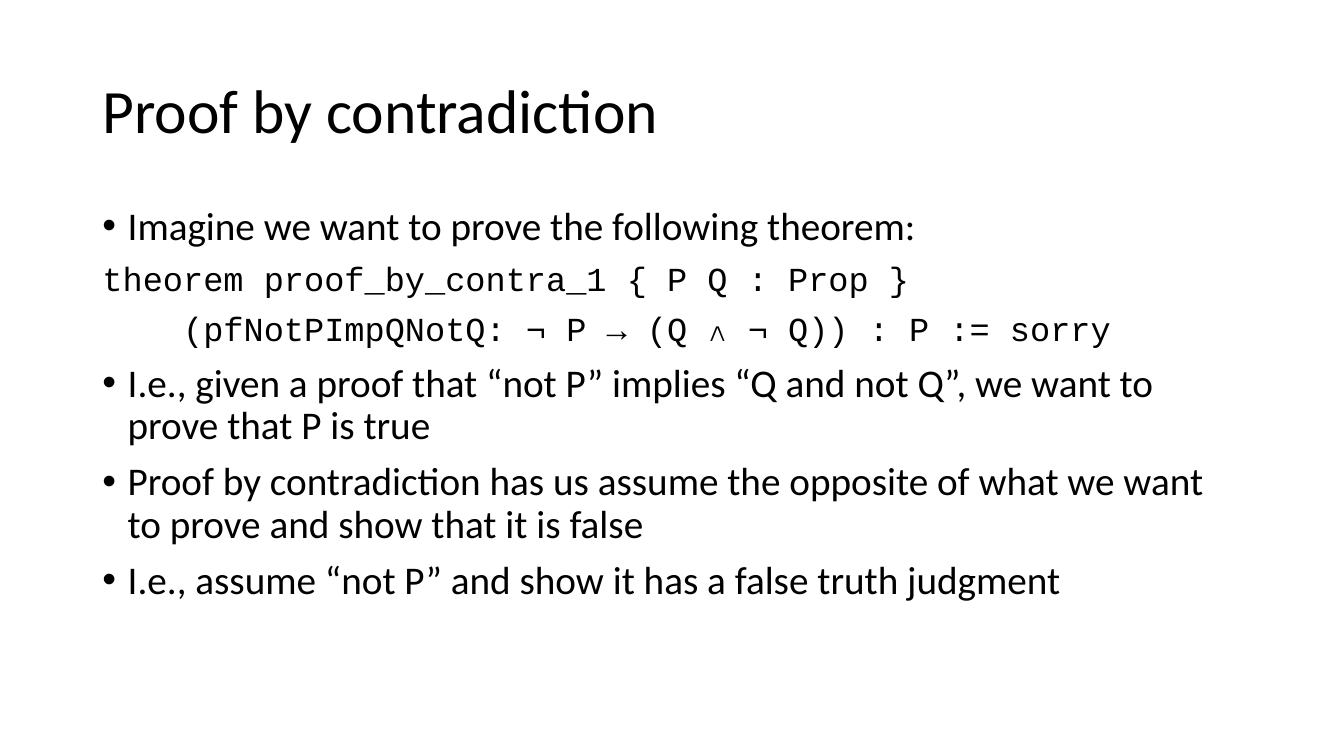
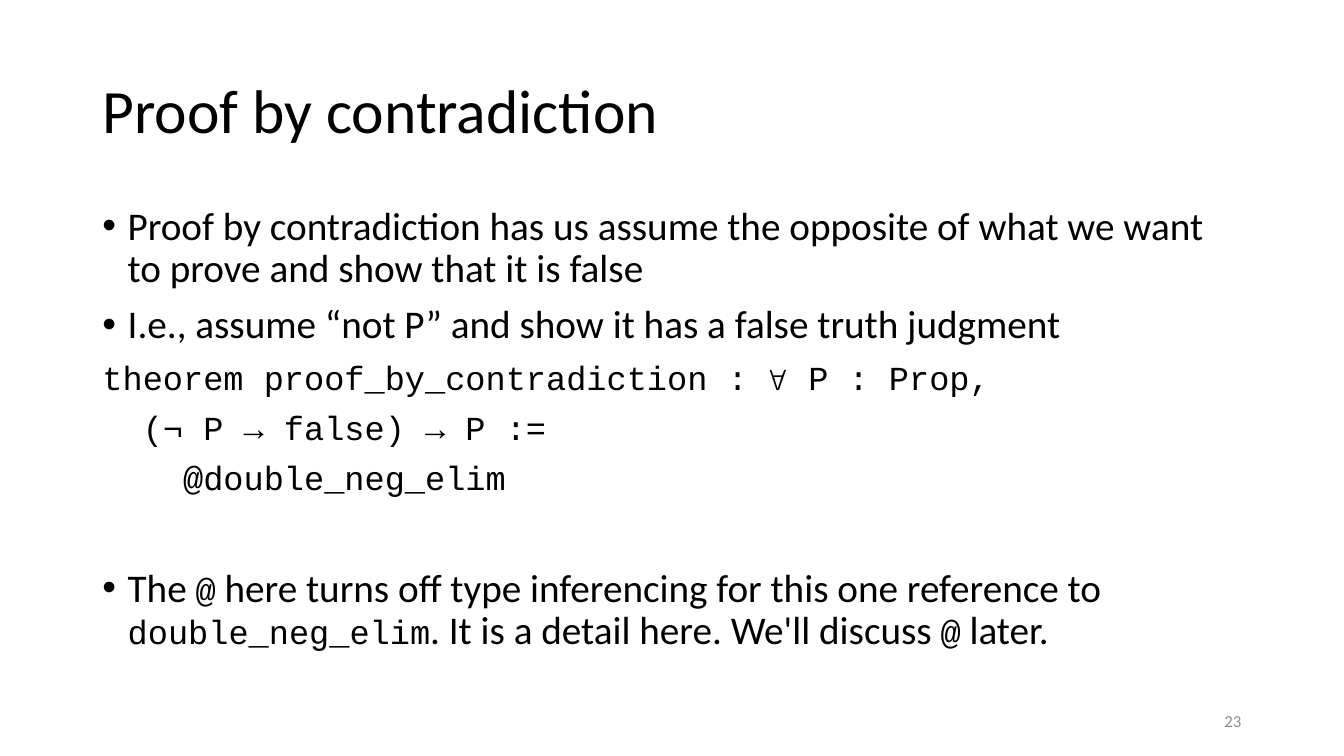
Before and after one commit to kevinsullivan/cs-dm, a slide deck: slide 23 of 06_Negation/Negation.pptx (slide 9 before the commit). Drawn at 1344x756 pixels with LibreOffice and Linux fonts; fonts in the diff are those of the drawing. Boxes give left, top, right and bottom in pixels: in the first picture for what was removed or moved away, otherwise in the second. Text is boxed around its words. In the diff, an @@ line names an element or a change of style, - is before the commit and + after.

```diff
--- a/06_Negation/Negation.pptx
+++ b/06_Negation/Negation.pptx
@@ text at (102, 212, 1153, 446): paragraphs removed @@
-• Imagine we want to prove the following theorem:
-theorem proof_by_contra_1 { P Q : Prop }
-(pfNotPImpQNotQ: ¬ P → (Q ∧ ¬ Q)) : P := sorry
-• I.e., given a proof that “not P” implies “Q and not Q”, we want to prove that P is true
@@ text at (102, 365, 1101, 651): paragraphs added @@
+theorem proof_by_contradiction : ∀ P : Prop,
+(¬ P → false) → P :=
+@double_neg_elim
+• The @ here turns off type inferencing for this one reference to double_neg_elim. It is a detail here. We'll discuss @ later.
@@ page number added at (1224, 716, 1241, 727), 12 pt, text #8C8C8C @@
+23
```
Also in this commit, not shown: 10 other slides changed, 18 slides added, 1 other file.
